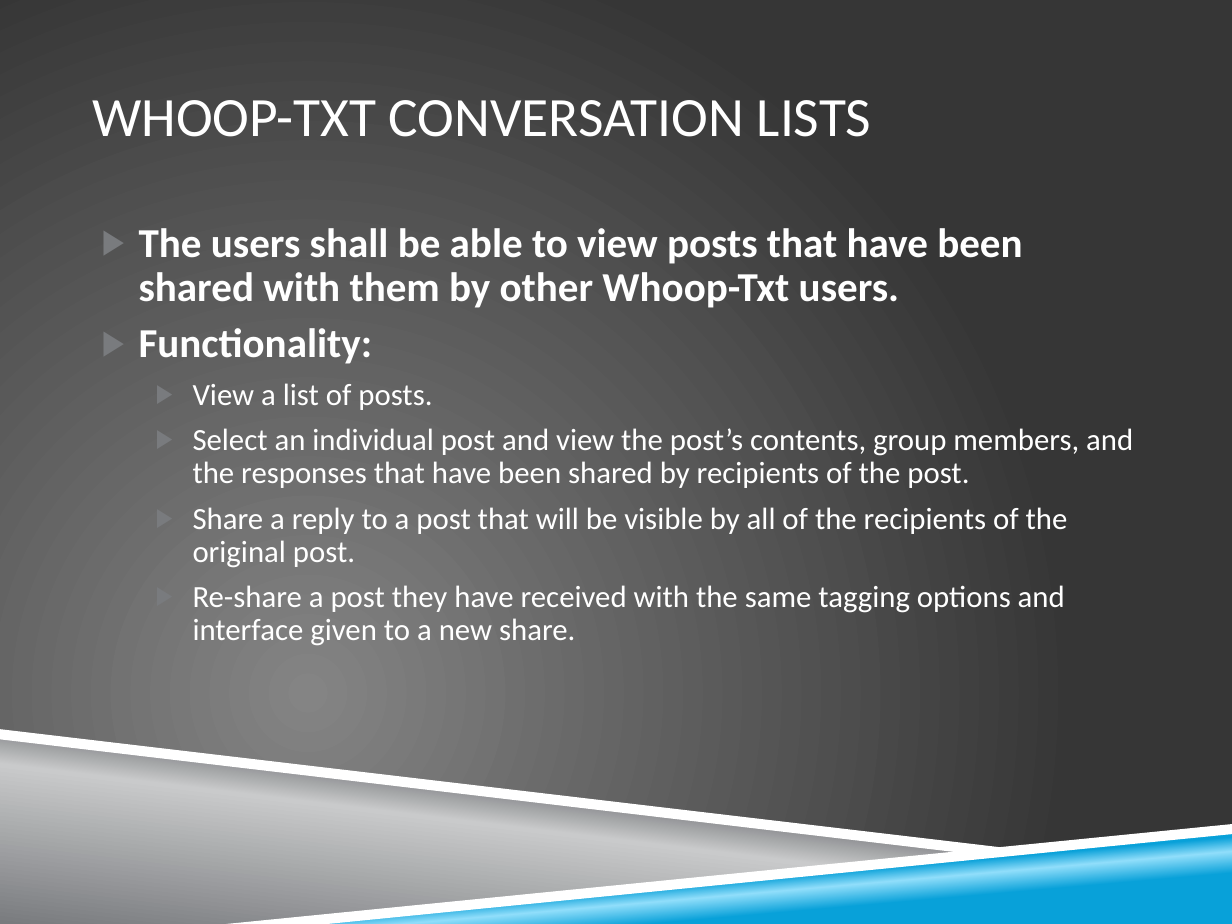
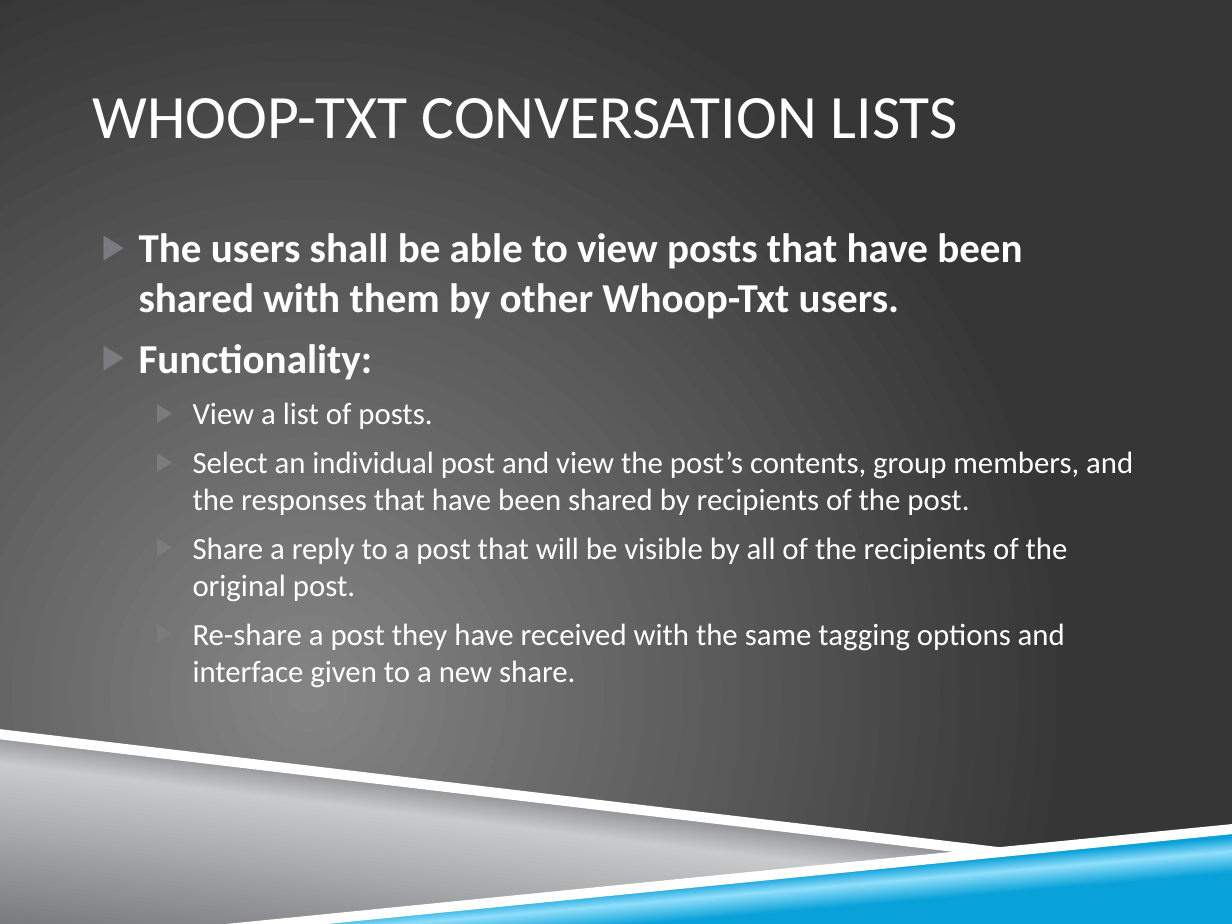
Before and after one commit to zkhalapyan/whoop-txt, a slide deck: slide 6 of doc/final_presentation.pptx. Drawn at 1232x924 pixels with LibreOffice and Linux fonts; fonts in the diff are those of the drawing; background and template pictures are left out. Boxes give left, top, right and bottom in pixels: in the first picture for what was removed or moved away, otherwise in the second. Text is boxed around its words. In the diff, an @@ line names an element or a change of style, - is before the commit and + after.

```diff
--- a/doc/final_presentation.pptx
+++ b/doc/final_presentation.pptx
@@ title "WHOOP-TXT CONVERSATION LISTS" at (x1=92, y1=98, x2=958, y2=139): size 32.4 to 36 pt @@
@@ text "The users shall be able ..." at (x1=139, y1=233, x2=1133, y2=687): line spacing 0.9 to 1 @@
```
Also in this commit, not shown: 5 other slides changed, 1 slide removed.
